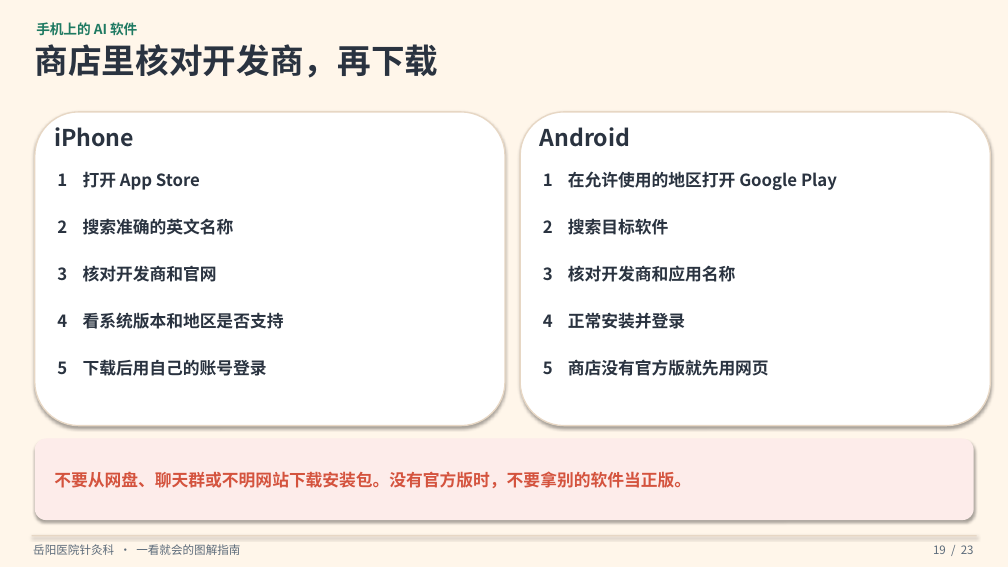
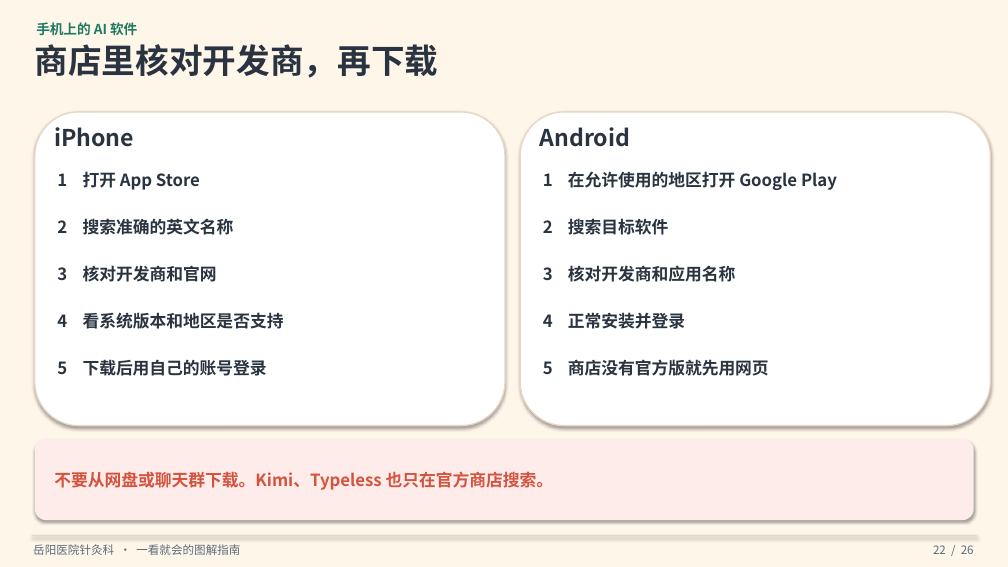
Before and after one commit to hujigang2010-maker/AIDEN, a slide deck: slide 22 of output/岳阳医院针灸科-VPN及国外AI软件安装使用指南.pptx (slide 19 before the commit). Drawn at 1008x567 pixels with LibreOffice and Linux fonts; fonts in the diff are those of the drawing. Boxes give left, top, right and bottom in pixels: in the first picture for what was removed or moved away, otherwise in the second. Text is boxed around its words. In the diff, an @@ line names an element or a change of style, - is before the commit and + after.

```diff
--- a/output/岳阳医院针灸科-VPN及国外AI软件安装使用指南.pptx
+++ b/output/岳阳医院针灸科-VPN及国外AI软件安装使用指南.pptx
@@ text at (x1=54, y1=471, x2=553, y2=490): text changed @@
-不要从网盘、聊天群或不明网站下载安装包。没有官方版时，不要拿别的软件当正版。
+不要从网盘或聊天群下载。Kimi、Typeless 也只在官方商店搜索。
@@ text at (x1=933, y1=545, x2=974, y2=554): text changed @@
-19 / 23
+22 / 26
```
Also in this commit, not shown: 20 other slides changed, 5 slides added, 2 slides removed, 4 other files.
